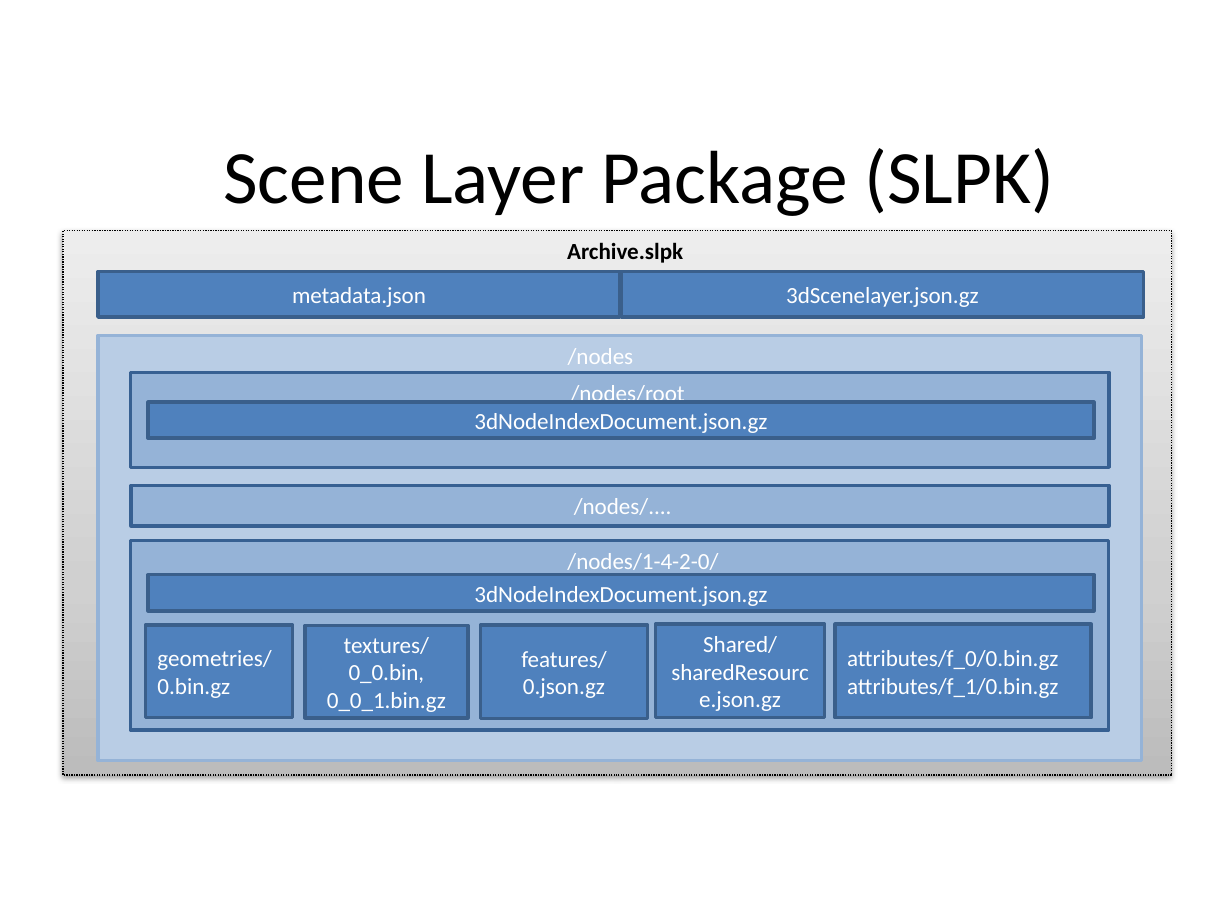
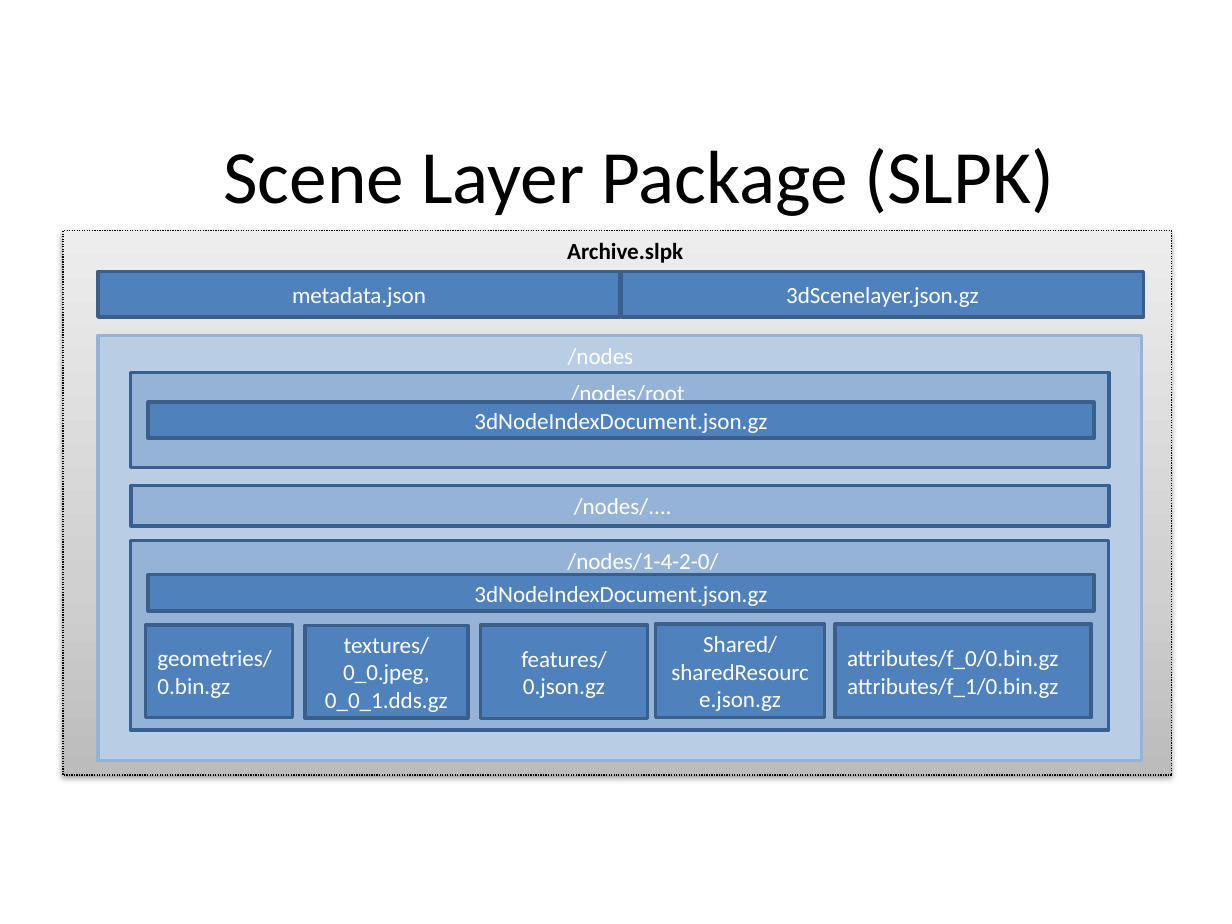
Before and after one commit to Esri/i3s-spec, a slide deck: slide 4 of format/uml/SpecificationFigures.pptx. Drawn at 1232x924 pixels with LibreOffice and Linux fonts; fonts in the diff are those of the drawing. Boxes give left, top, right and bottom in pixels: in the first picture for what was removed or moved away, otherwise in the second. Text is boxed around its words. In the diff, an @@ line names an element or a change of style, - is before the commit and + after.

Commit message:
Updated I3S Version to 1.6; renamed texture resources to reflect content type

```diff
--- a/format/uml/SpecificationFigures.pptx
+++ b/format/uml/SpecificationFigures.pptx
@@ text in rectangle at <box>325,637,448,712</box>: text changed @@
-textures/ 0_0.bin,
-0_0_1.bin.gz
+textures/ 0_0.jpeg,
+0_0_1.dds.gz
```
Also in this commit, not shown: 6 other files.
